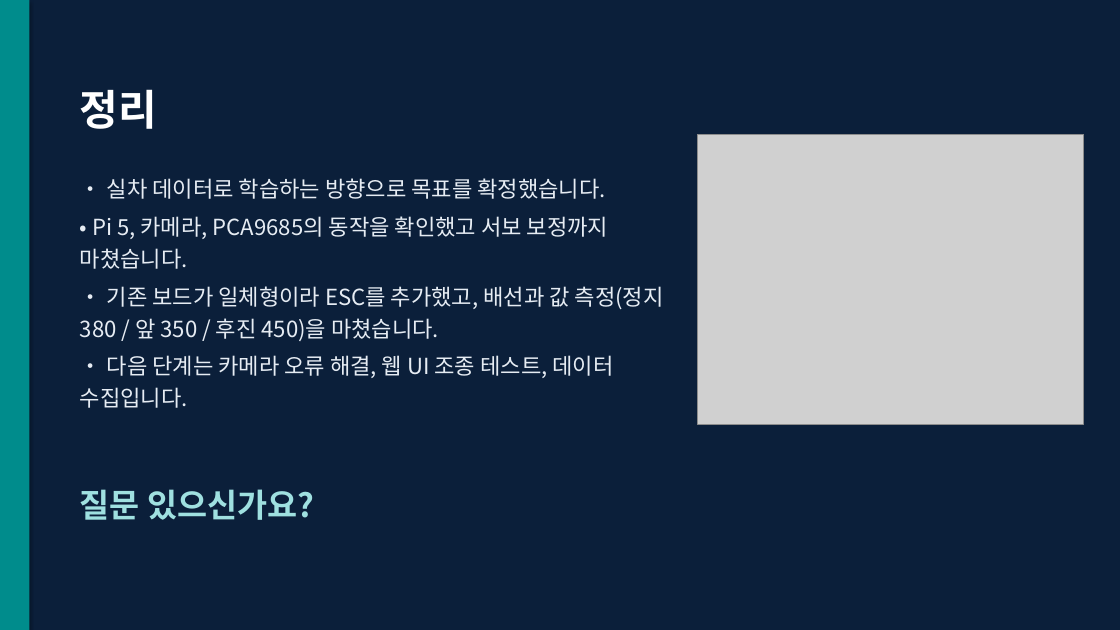
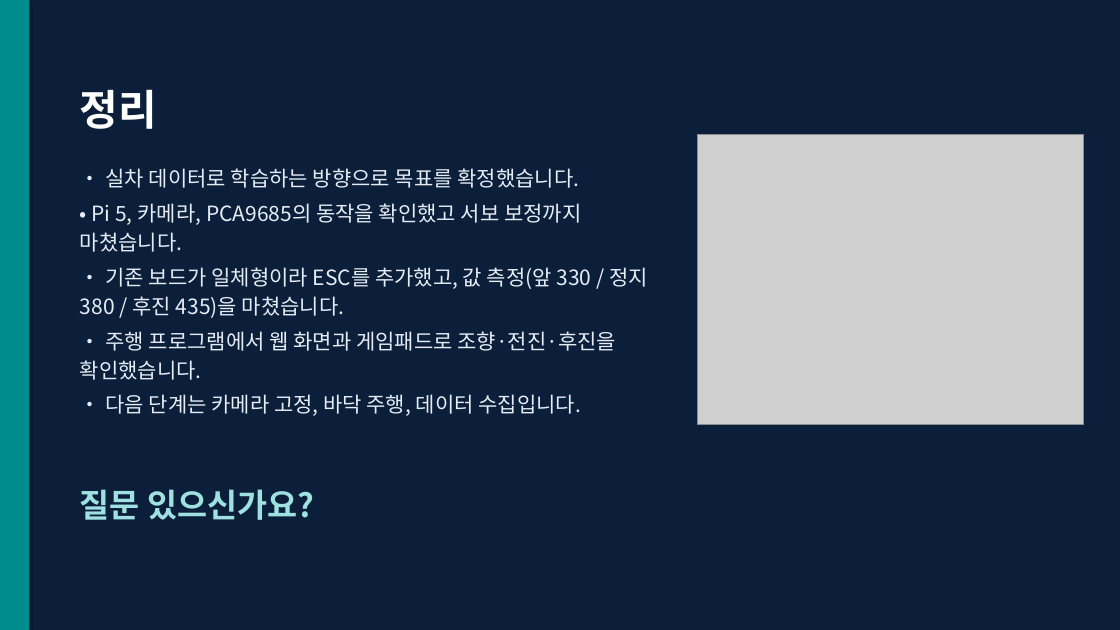
Before and after one commit to KMUTMU/Robot, a slide deck: slide 23 of 중간점검_자율주행RC카.pptx (slide 20 before the commit). Drawn at 1120x630 pixels with LibreOffice and Linux fonts; fonts in the diff are those of the drawing; grey boxes stand for pictures. Boxes give left, top, right and bottom in pixels: in the first picture for what was removed or moved away, otherwise in the second. Text is boxed around its words. In the diff, an @@ line names an element or a change of style, - is before the commit and + after.

```diff
--- a/중간점검_자율주행RC카.pptx
+++ b/중간점검_자율주행RC카.pptx
@@ text "• 실차 데이터로 학습하는 방향으로 ...": place and size @@
-text "• 실차 데이터로 학습하는 방향으로 ..." at <box>80,178,664,408</box>
+text "• 실차 데이터로 학습하는 방향으로 ..." at <box>80,168,648,416</box>
@@ text at <box>80,168,581,252</box>: size 19 to 18 pt in "• 실차 데이터로 학습하는 방향으로 목표를 확정했습니다.", "• Pi 5, 카메라, PCA9685의 동작을 확인했고 ..."; line spacing 1.2 to 1.15 @@
@@ text at <box>80,267,648,416</box>: text changed; size 19 to 18 pt @@
-• 기존 보드가 일체형이라 ESC를 추가했고, 배선과 값 측정(정지 380 / 앞 350 / 후진 450)을 마쳤습니다.
-• 다음 단계는 카메라 오류 해결, 웹 UI 조종 테스트, 데이터 수집입니다.
+• 기존 보드가 일체형이라 ESC를 추가했고, 값 측정(앞 330 / 정지 380 / 후진 435)을 마쳤습니다.
+• 주행 프로그램에서 웹 화면과 게임패드로 조향·전진·후진을 확인했습니다.
+• 다음 단계는 카메라 고정, 바닥 주행, 데이터 수집입니다.
```
Also in this commit, not shown: 9 other slides changed, 3 slides added, 5 other files.
